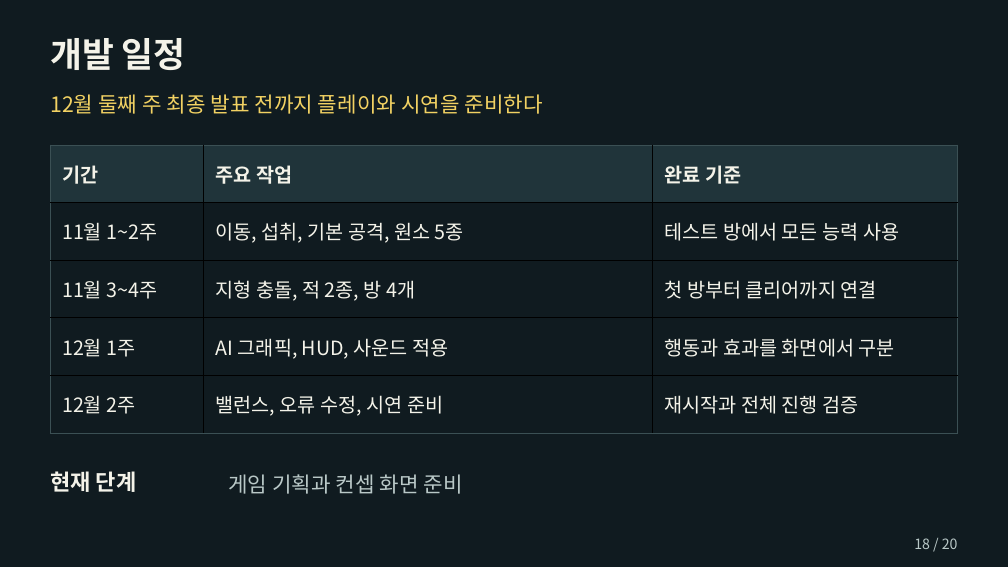
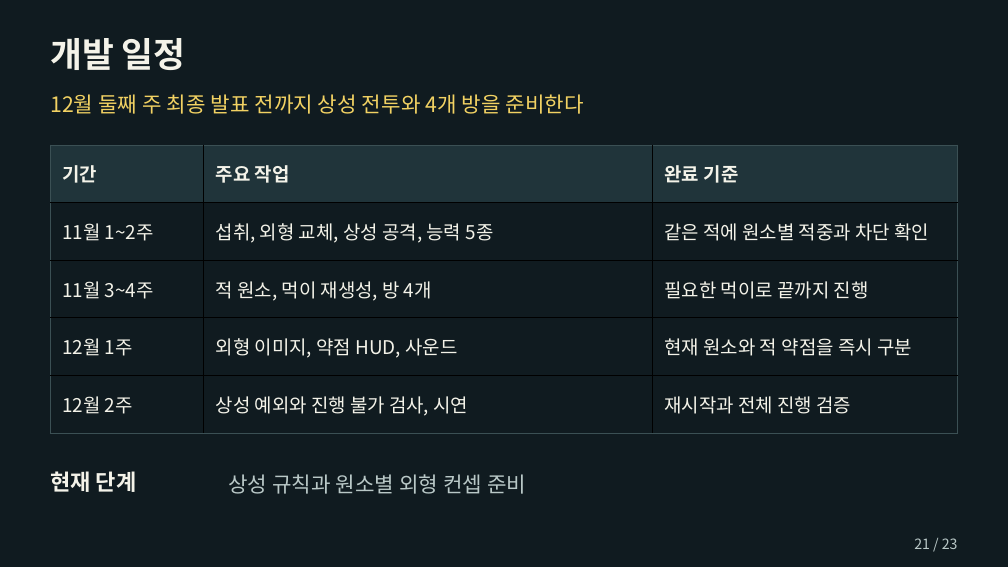
Before and after one commit to chanwhee0330/element-eater, a slide deck: slide 21 of outputs/엘리먼트_이터_기획서_허찬휘.pptx (slide 18 before the commit). Drawn at 1008x567 pixels with LibreOffice and Linux fonts; fonts in the diff are those of the drawing. Boxes give left, top, right and bottom in pixels: in the first picture for what was removed or moved away, otherwise in the second. Text is boxed around its words. In the diff, an @@ line names an element or a change of style, - is before the commit and + after.

```diff
--- a/outputs/엘리먼트_이터_기획서_허찬휘.pptx
+++ b/outputs/엘리먼트_이터_기획서_허찬휘.pptx
@@ text at (50, 94, 584, 114): text changed @@
-12월 둘째 주 최종 발표 전까지 플레이와 시연을 준비한다
+12월 둘째 주 최종 발표 전까지 상성 전투와 4개 방을 준비한다
@@ table at (51, 145, 958, 433) @@
-row 2, column 2: 이동, 섭취, 기본 공격, 원소 5종
+row 2, column 2: 섭취, 외형 교체, 상성 공격, 능력 5종
-row 2, column 3: 테스트 방에서 모든 능력 사용
+row 2, column 3: 같은 적에 원소별 적중과 차단 확인
-row 3, column 2: 지형 충돌, 적 2종, 방 4개
+row 3, column 2: 적 원소, 먹이 재생성, 방 4개
-row 3, column 3: 첫 방부터 클리어까지 연결
+row 3, column 3: 필요한 먹이로 끝까지 진행
-row 4, column 2: AI 그래픽, HUD, 사운드 적용
+row 4, column 2: 외형 이미지, 약점 HUD, 사운드
-row 4, column 3: 행동과 효과를 화면에서 구분
+row 4, column 3: 현재 원소와 적 약점을 즉시 구분
-row 5, column 2: 밸런스, 오류 수정, 시연 준비
+row 5, column 2: 상성 예외와 진행 불가 검사, 시연
@@ size 18.8 to 18 pt in "기간", "주요 작업", "완료 기준", "11월 1~2주" and 4 more places @@
@@ text at (228, 474, 526, 494): text changed @@
-게임 기획과 컨셉 화면 준비
+상성 규칙과 원소별 외형 컨셉 준비
@@ text at (914, 538, 958, 549): text changed @@
-18 / 20
+21 / 23
```
Also in this commit, not shown: 19 other slides changed, 3 slides added, 10 other files.
